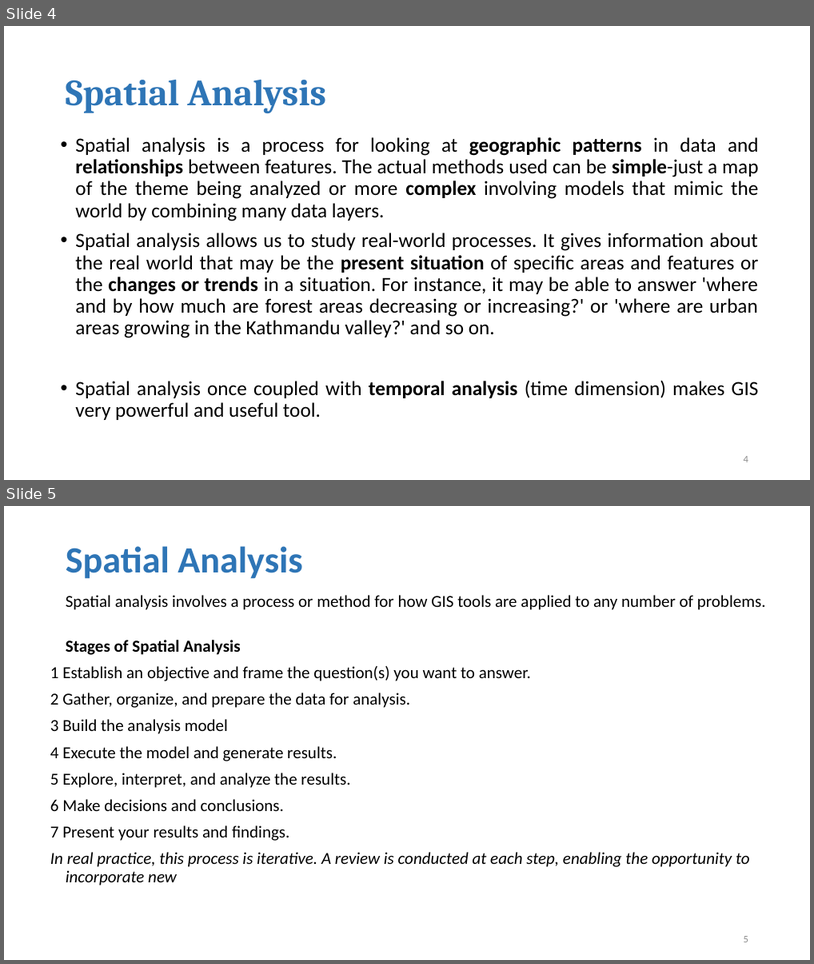
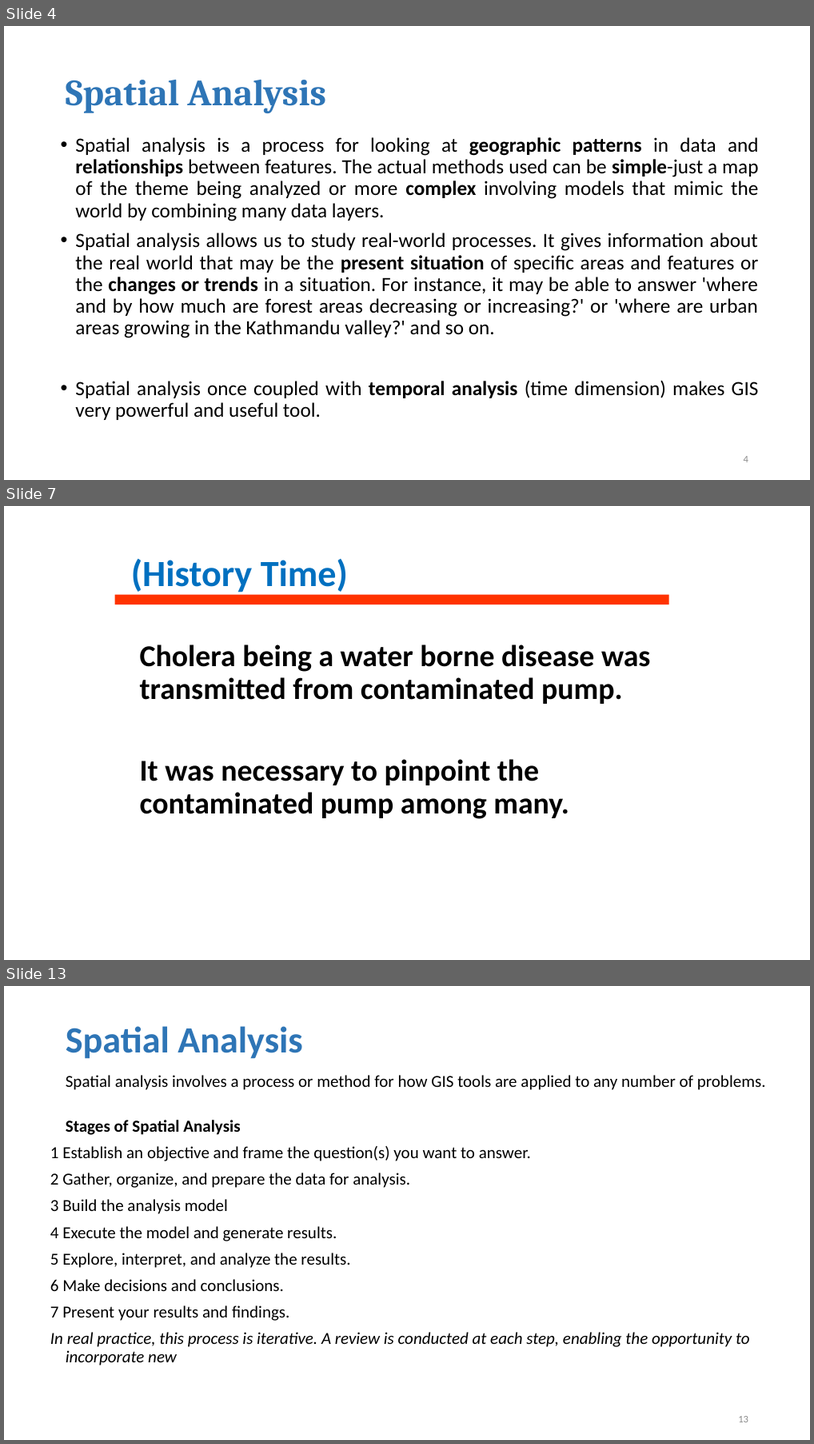
Before and after one commit to geo-canvas/geohydroinformatics, a slide deck: lectures/e) Spatial Analysis/Spatial Analysis.pptx. Shown one above the other, each under a label of ours: slides 4 and 5 before the commit, slides 4, 7 and 13 after it; the slides between them are not shown. The pictures are 814x964 and 814x1444 pixels, drawn with LibreOffice and Linux fonts; fonts in the diff are those of the drawing. Boxes give left, top, right and bottom in pixels: in the first picture for what was removed or moved away, otherwise in the second. Text is boxed around its words. In the diff, an @@ line names an element or a change of style, - is before the commit and + after.

```diff
--- a/lectures/e) Spatial Analysis/Spatial Analysis.pptx
+++ b/lectures/e) Spatial Analysis/Spatial Analysis.pptx
@@ slide 7 added at [4,506,810,960], background #FFFFFF @@
@@ title added at [131,559,348,595], 44 pt, text #0070C0, bold @@
+(History Time)
@@ rectangle added at [114,594,670,604], fill #FF3300 @@
@@ text added at [140,644,650,819], 36 pt, text #000000, bold @@
+Cholera being a water borne disease was transmitted from contaminated pump.
+It was necessary to pinpoint the contaminated pump among many.
@@ what was slide 5 is now slide 13 @@
@@ page number at [738,1416,749,1422]: text changed @@
-5
+13
```
Also in this commit, not shown: 1 slide changed, 8 other slides added, 6 other files.
